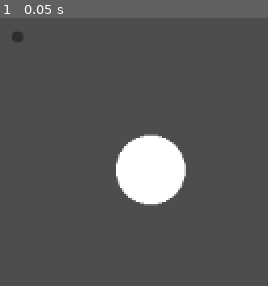
Above: before the commit, frame 1.
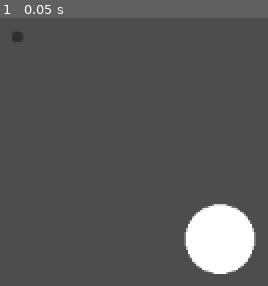
Above: after the commit, the same moment.

Repository: MagikBased/Libre-Shapes-and-Graphs
Game: Godot game, scene res://Scenes/main.tscn
Same seed, same stepped clock (60 frames per second), same inputs: the game is played once before the commit and once after it.
Inputs:
- Up to frame 1 (0.05 s): no input

The runs differ from the first frame. In frame 1, 11% of the frame differs, in the area x 43-96%, y 43-96%.

Commit message:
setting up the motion controller

Diff:
--- /dev/null
+++ b/Scripts/MotionController.gd
@@ -0,0 +1,31 @@
+extends Node
+
+var target: Node2D = null :set = set_target, get = get_target
+
+# Lerp properties
+var start_position: Vector2
+var end_position: Vector2
+var lerp_duration: float = 2.0
+var lerp_elapsed: float = 0.0
+var is_lerping: bool = false
+
+func set_target(value):
+	target = value
+	start_position = target.position
+
+func get_target():
+	pass
+
+func start_lerp_to(end_pos: Vector2):
+	end_position = end_pos
+	lerp_elapsed = 0
+	is_lerping = true
+
+func _process(delta):
+	if is_lerping:
+		lerp_elapsed += delta
+		var t = clamp(lerp_elapsed / lerp_duration, 0, 1)
+		target.position = start_position.lerp(end_position, t)
+
+		if t == 1:
+			is_lerping = false
--- a/Scripts/Shape.gd
+++ b/Scripts/Shape.gd
@@ -3,6 +3,7 @@
 
 var color: Color = Color.WHITE
 var size: Vector2 = Vector2(50, 50)
+var lifetime: float
 
 func _draw():
 	# Override this method in derived classes
--- a/Scripts/Spawner.gd
+++ b/Scripts/Spawner.gd
@@ -5,9 +5,11 @@
 	var shape = load("res://Scripts/" + shape_type + ".gd").new()
 	shape.position = position
 	add_child(shape)
+	return shape
 
 func spawn_graph(graph_type: String, position: Vector2, data_points):
 	var graph = load("res://Scripts/" + graph_type + ".gd").new()
 	graph.position = position
 	graph.data_points = data_points
 	add_child(graph)
+	return graph
--- a/Scripts/main.gd
+++ b/Scripts/main.gd
@@ -1,7 +1,14 @@
 extends Node2D
 
 var spawner = Spawner.new()
+var circle1 = spawner.spawn_shape("Circle", Vector2(150, 150))
 
 func _ready():
 	add_child(spawner)
-	spawner.spawn_shape("Circle", Vector2(100, 100))
+
+
+func _process(_delta):
+	pass
+
+func _draw():
+	pass
